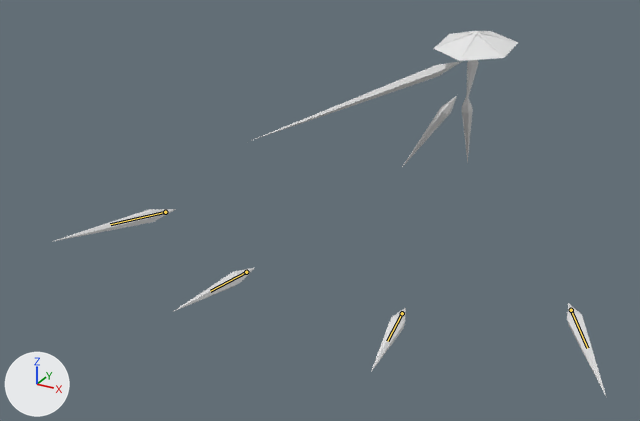
The Blender file Enemies/ClarityDressShards.blend, before and after one commit.
Rendered twice from a 50 mm lens placed at (47.3, -137.1, 46.3), pointed at (-10.1, -32.7, -5.9). The lights are fixed; the arrows at lower left show +X, +Y and +Z. The first picture is the older version. Both versions are drawn at frame 210 of the action 'QuadShardSequence1'; the numbers are the values there. The bones that change are drawn over the model as lines.

Objects in the first picture: 'Arm', 'BackRight', 'FrontLeft', 'FrontRight', 'Hat', 'MiddleLeft', 'MiddleRight' and 2 more.
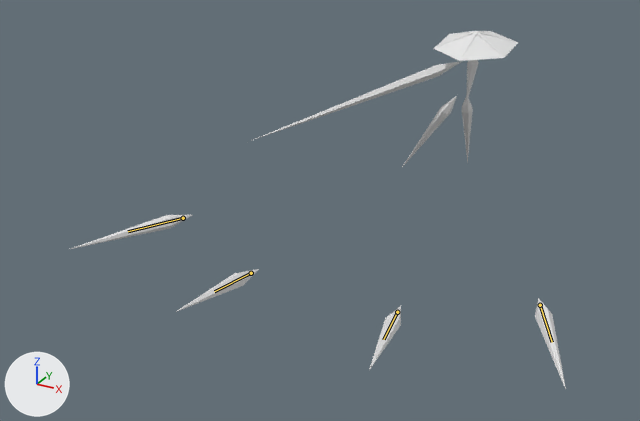
Location of each change, [x1, y1, x2, y2] in pixels of the pictures (640 x 421 px):
'MiddleRight', posed (205% wider, 62% shorter): before [567, 303, 607, 398]; after [68, 215, 192, 250]
'MiddleLeft', posed (74% narrower, 171% taller): before [52, 209, 176, 242]; after [535, 298, 566, 389]
'FrontRight', posed (133% wider, 32% shorter): before [371, 308, 406, 372]; after [176, 269, 259, 312]
'FrontLeft', posed (60% narrower, 44% taller): before [173, 268, 254, 312]; after [369, 306, 401, 370]
bone 'Middle.L', root to tip: before (165, 212) to (110, 224); after (540, 305) to (552, 342)
bone 'Front.L', root to tip: before (246, 272) to (210, 291); after (397, 312) to (383, 339)
bone 'Middle.R', root to tip: before (571, 310) to (587, 348); after (183, 218) to (128, 231)
bone 'Front.R', root to tip: before (402, 313) to (387, 341); after (251, 273) to (214, 291)

The change in detail:
Bone 'Middle.L' (bone_middle_l) moves from (33.36, -1.81, 44.23) to (-19.85, 14.18, 44.3).
Bone 'Middle.L' (bone_middle_l) turns from (115, -7, 83) to (65, 3, 84) degrees about its own x, y and z.
Bone 'Front.L' (bone_front_l) moves from (14.65, 18.21, 45.23) to (-6.26, 23.68, 43.68).
Bone 'Front.L' (bone_front_l) turns from (77, -6, -62) to (91, -19, -60) degrees about its own x, y and z.
Bone 'Middle.R' (bone_middle_r) moves from (-33.36, -1.81, 44.23) to (19.85, 14.18, 44.3).
Bone 'Middle.R' (bone_middle_r) turns from (115, 7, -83) to (65, -3, -84) degrees about its own x, y and z.
Bone 'Front.R' (bone_front_r) moves from (-14.65, 18.21, 45.23) to (6.26, 23.68, 43.68).
Bone 'Front.R' (bone_front_r) turns from (77, 6, 62) to (91, 19, 60) degrees about its own x, y and z.
